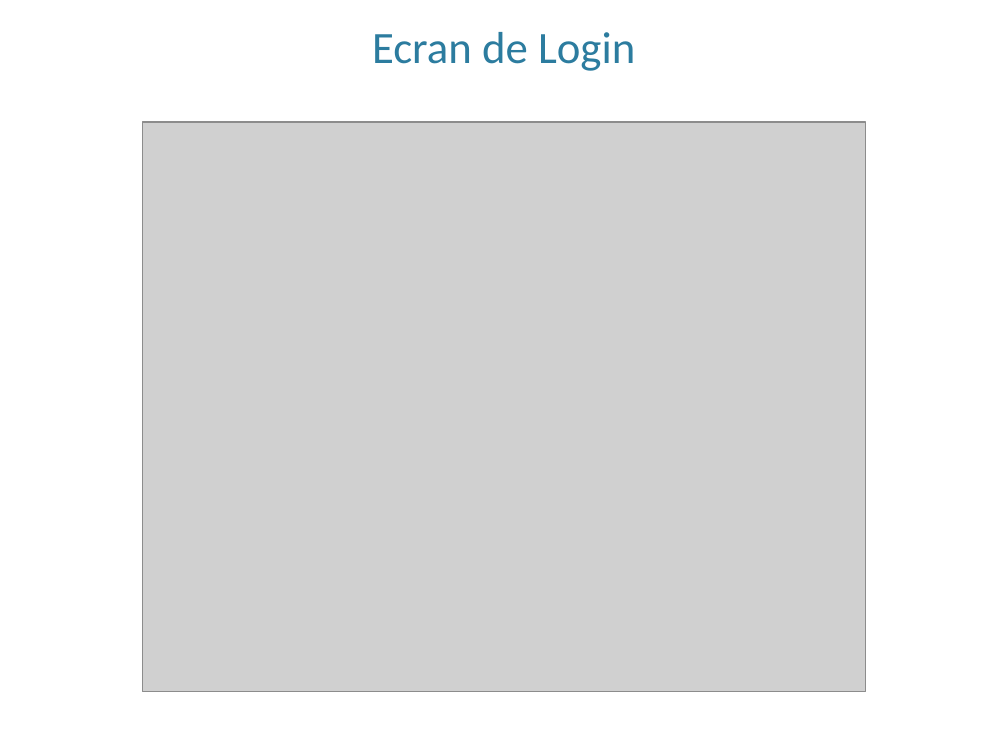
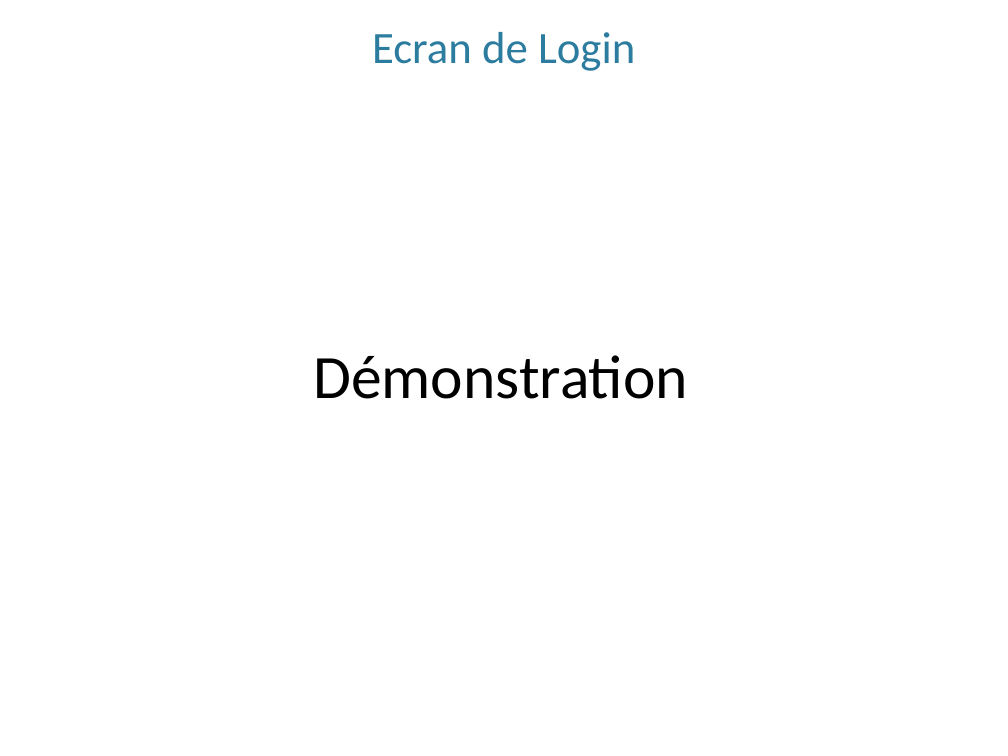
Before and after one commit to hexanome/soa, a slide deck: slide 16 of presentationSISOA.pptx (slide 14 before the commit). Drawn at 1008x756 pixels with LibreOffice and Linux fonts; fonts in the diff are those of the drawing; grey boxes stand for pictures; background and template pictures are left out. Boxes give left, top, right and bottom in pixels: in the first picture for what was removed or moved away, otherwise in the second. Text is boxed around its words. In the diff, an @@ line names an element or a change of style, - is before the commit and + after.

```diff
--- a/presentationSISOA.pptx
+++ b/presentationSISOA.pptx
@@ picture removed at box(142, 122, 866, 691) @@
@@ text added at box(313, 355, 688, 399), 44 pt, text #000000 @@
+Démonstration
```
Also in this commit, not shown: 2 other slides changed, 2 slides added, 1 slide removed, 2 other files.
